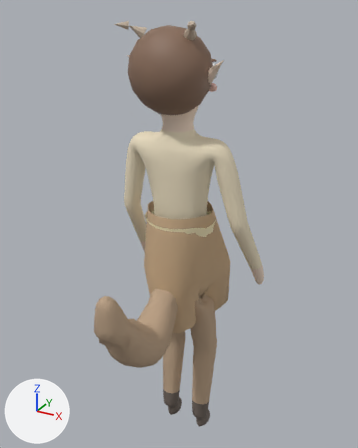
Two versions of the glTF model creatures/models/people/fae_satyr.gltf, one commit apart.
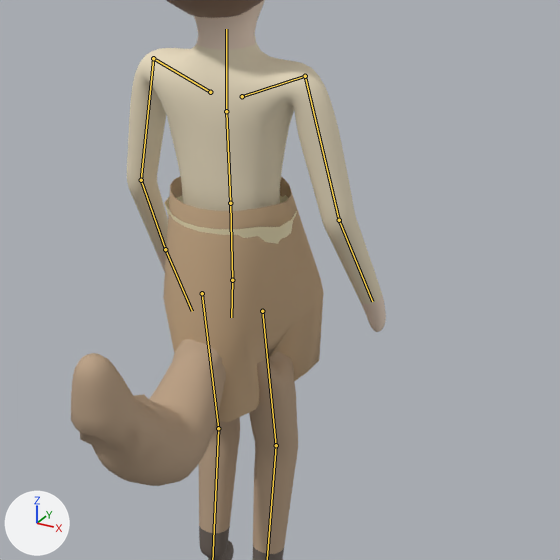
Old and new are each drawn whole from a 50 mm lens placed at (0.8, -1.506, 1.757), pointed at (0.006, -0.063, 1.035) and again close up on the part from 16% to 100% of the width and 24% to 91% of the height. Arrows for +X, +Y and +Z are at lower left; the lights stay in place. The first two pictures are the older version. Both versions are drawn at frame 82 of the action 'idle'; the numbers are the values there. The bones that change, and the others that lie on the model, are drawn over the model as lines in the close-ups.

Objects in the first close-up: 'fae_satyr'.
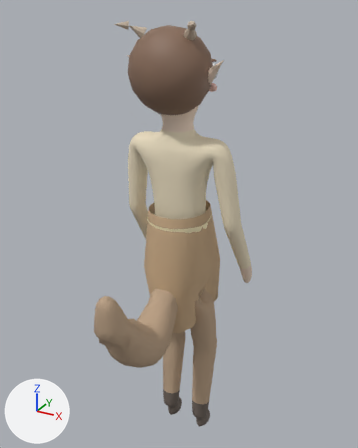
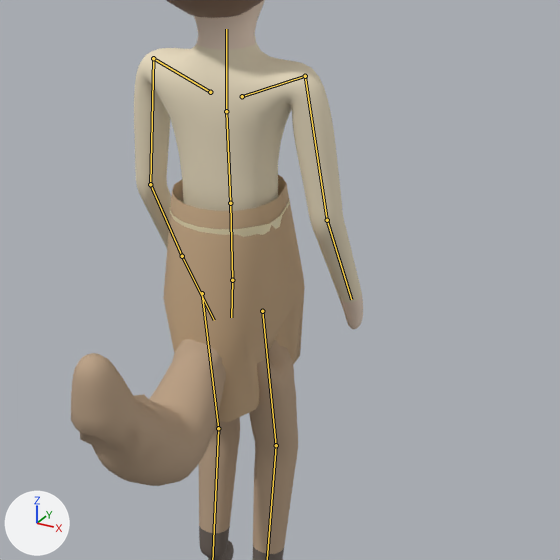
What the commit changed:
Bone 'arm_l' (bone_arm_l) turns from (-1, 0, 3) to (-1, 0, -2) degrees about its own x, y and z.
Bone 'arm_r' (bone_arm_r) turns from (-2, 0, -3) to (-2, 0, 2) degrees about its own x, y and z.

Boxes (x1, y1, x2, y2) around the edits, measured in the close-ups (560 x 560 px):
'fae_satyr', posed: before (71, 0, 386, 560); after (71, 0, 363, 560)
bone 'arm_l', root to tip: before (153, 58) to (141, 180); after (153, 58) to (150, 184)
bone 'arm_r', root to tip: before (305, 76) to (339, 220); after (305, 76) to (327, 220)
